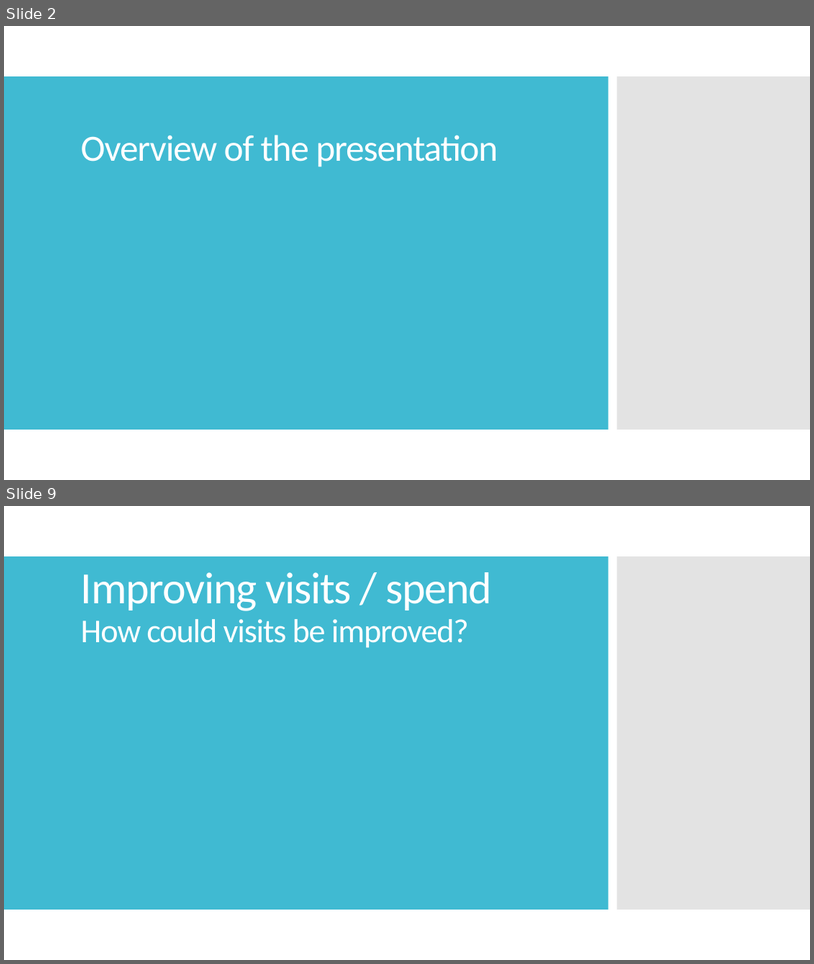
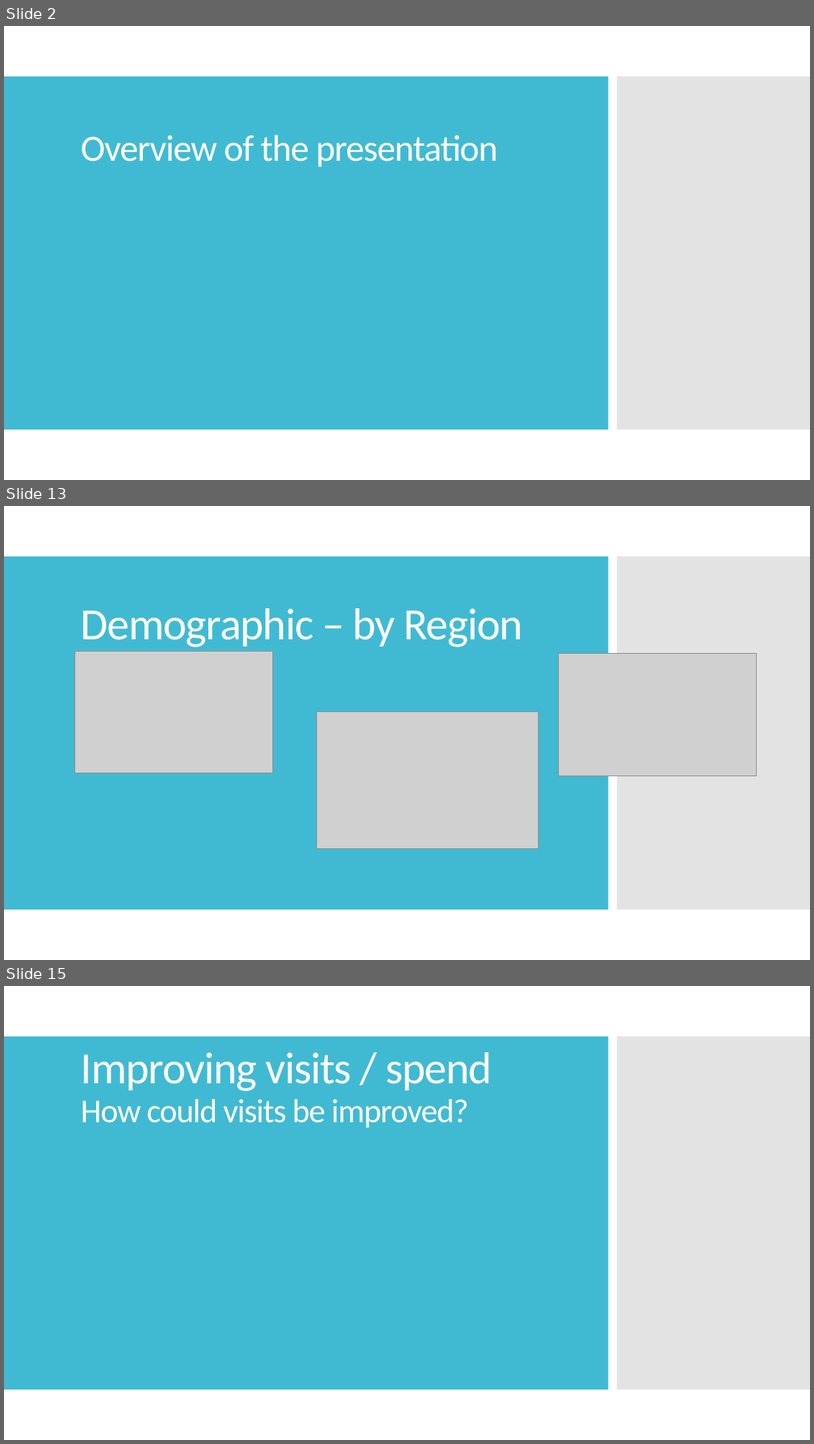
Before and after one commit to louiseshambrook/visit_scotland_final_project, a slide deck: visit_scotland_presentation.pptx. Shown one above the other, each under a label of ours: slides 2 and 9 before the commit, slides 2, 13 and 15 after it; the slides between them are not shown. The pictures are 814x964 and 814x1444 pixels, drawn with LibreOffice and Linux fonts; fonts in the diff are those of the drawing; grey boxes stand for pictures. Boxes give left, top, right and bottom in pixels: in the first picture for what was removed or moved away, otherwise in the second. Text is boxed around its words. In the diff, an @@ line names an element or a change of style, - is before the commit and + after.

```diff
--- a/visit_scotland_presentation.pptx
+++ b/visit_scotland_presentation.pptx
@@ slide 13 added at <box>4,506,810,960</box>, background #FFFFFF; not listed: 2 template elements that a slide beside it also shows @@
@@ title added at <box>81,608,523,647</box>, 53.1 pt, text #FFFFFF @@
+Demographic – by Region
@@ picture added at <box>75,651,273,773</box> @@
@@ picture added at <box>558,654,756,776</box> @@
@@ picture added at <box>316,712,539,849</box> @@
@@ what was slide 9 is now slide 15 @@
```
Also in this commit, not shown: 6 slides changed, 5 other slides added, 18 other files.
